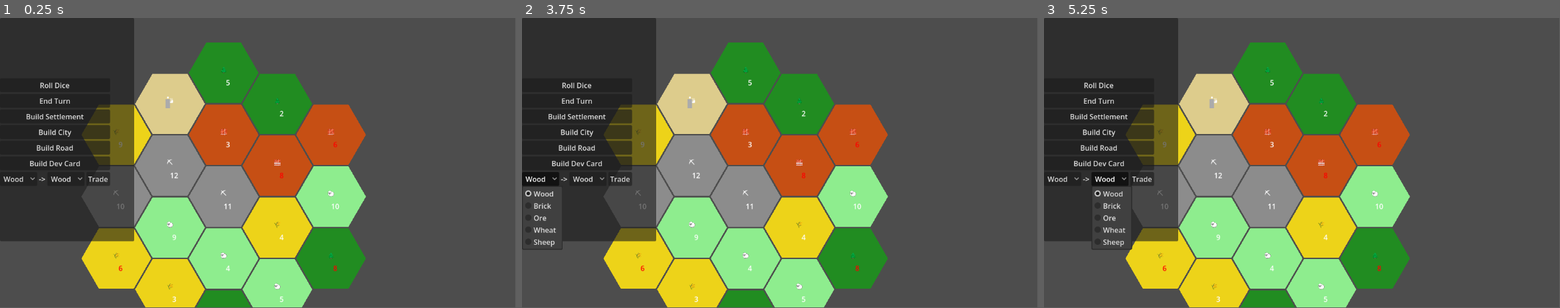
Above: before the commit, frames 1-3 (left to right).
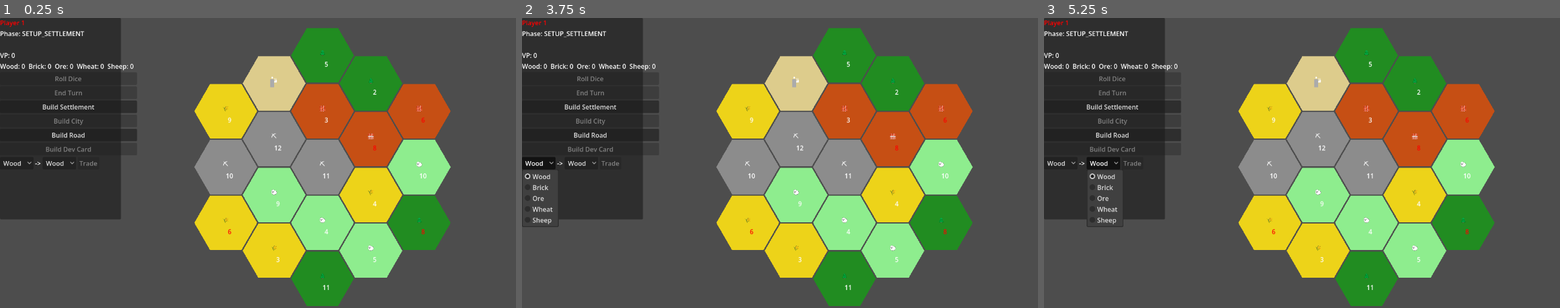
Above: after the commit, the same moments.

Repository: Francesco-Grossi/catan
Game: Godot game, scene res://scenes/Main.tscn
Same seed, same stepped clock (60 frames per second), same inputs: the game is played once before the commit and once after it.
Inputs (mouse positions are in pixels of both pictures, inside the frame that each line leads up to):
- Up to frame 1 (0.25 s): no input
- Up to frame 2 (3.75 s): click (578, 84) at 0.5 s, where only the run before the commit has a clickable "Roll Dice"; click "Build Settlement" at 1.25 s; click (578, 102) at 2 s, where only the run before the commit has a clickable "End Turn"; click "Build Road" at 2.75 s; click "Wood" at 3.5 s
- Up to frame 3 (5.25 s): click (1100, 131) at 4.25 s, where only the run before the commit has a clickable "Build City"; click "Wood" at 5 s
The window is 799x449 before the commit and 800x450 after it. Grey fills any space a smaller window leaves; there, only what the larger window draws over its background counts as a difference.

The runs differ from the first frame. In frame 1, 50% of the frame differs, in the area x 0-88%, y 0-100%; in frame 2, 50%; in frame 3, 50%.
Error before the commit: Attempt to call function '_refresh_ui' in base 'null instance' on a null instance. (res://scenes/Main.gd:10)

Commit message:
fix road bug and better screen resolution

Diff:
--- a/project.godot
+++ b/project.godot
@@ -19,6 +19,11 @@
 
 GameManager="*uid://b6y1ad0rimvf3"
 
+[display]
+
+window/size/viewport_width=1280
+window/size/viewport_height=720
+
 [physics]
 
 3d/physics_engine="Jolt Physics"
--- a/scenes/Board.gd
+++ b/scenes/Board.gd
@@ -66,9 +66,10 @@
 	_link_hex_vertices()
 
 func _axial_to_pixel(coord: Vector2i) -> Vector2:
+	var offset := Vector2(300, -30)
 	var x := HEX_SIZE * (3.0 / 2.0 * coord.x)
 	var y := HEX_SIZE * (sqrt(3.0) / 2.0 * coord.x + sqrt(3.0) * coord.y)
-	return Vector2(x, y)
+	return Vector2(x, y) + offset
 
 func _hex_corners(center: Vector2) -> Array[Vector2]:
 	var corners: Array[Vector2] = []
--- a/scenes/EdgePoint.gd
+++ b/scenes/EdgePoint.gd
@@ -21,12 +21,12 @@
 		return false
 	# Must connect to own settlement or own road
 	for v in vertex_nodes:
-		if v.owner == player_idx:
+		if v.building_owner == player_idx:
 			return true
 		for edge in v.adjacent_edges:
 			if edge != self and edge.road_owner == player_idx:
 				# Check the path isn't blocked by opponent's building on shared vertex
-				if v.owner == -1 or v.owner == player_idx:
+				if v.building_owner == -1 or v.building_owner == player_idx:
 					return true
 	return false
 
--- a/scenes/Main.tscn
+++ b/scenes/Main.tscn
@@ -10,4 +10,4 @@
 [node name="Board" parent="." unique_id=254002120 instance=ExtResource("2_0bbpv")]
 position = Vector2(500, 400)
 
-[node name="Ui" parent="." unique_id=759548579 instance=ExtResource("3_0bbpv")]
+[node name="UI" parent="." unique_id=759548579 instance=ExtResource("3_0bbpv")]
